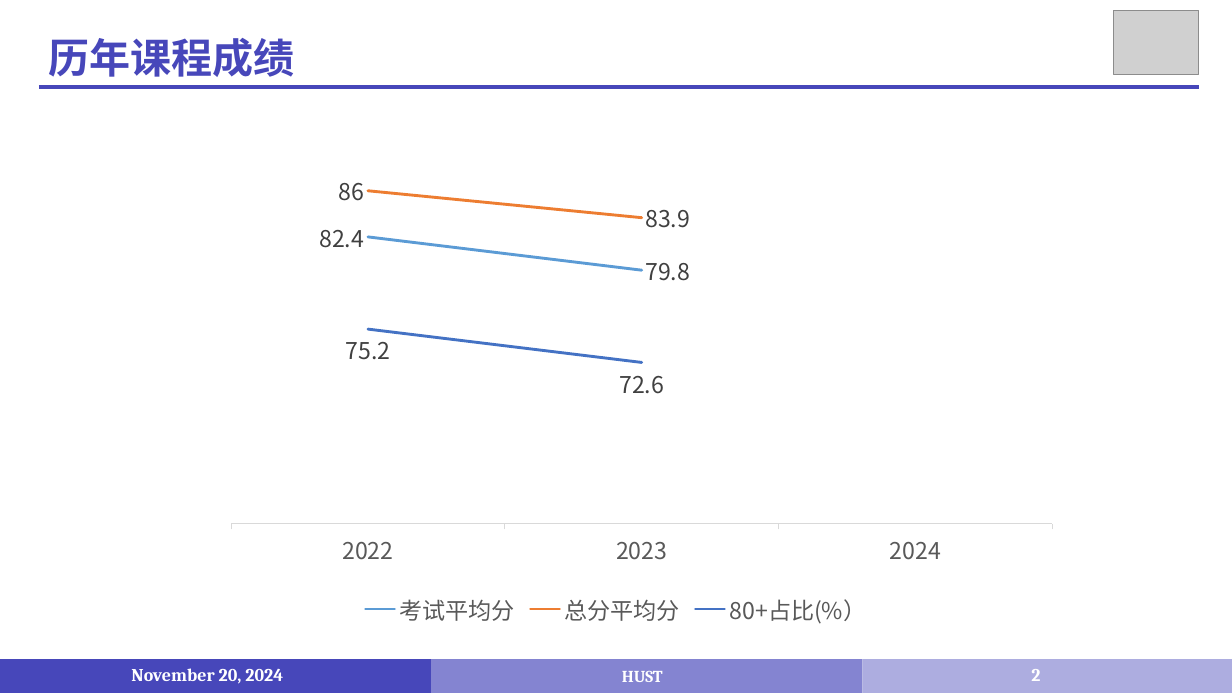
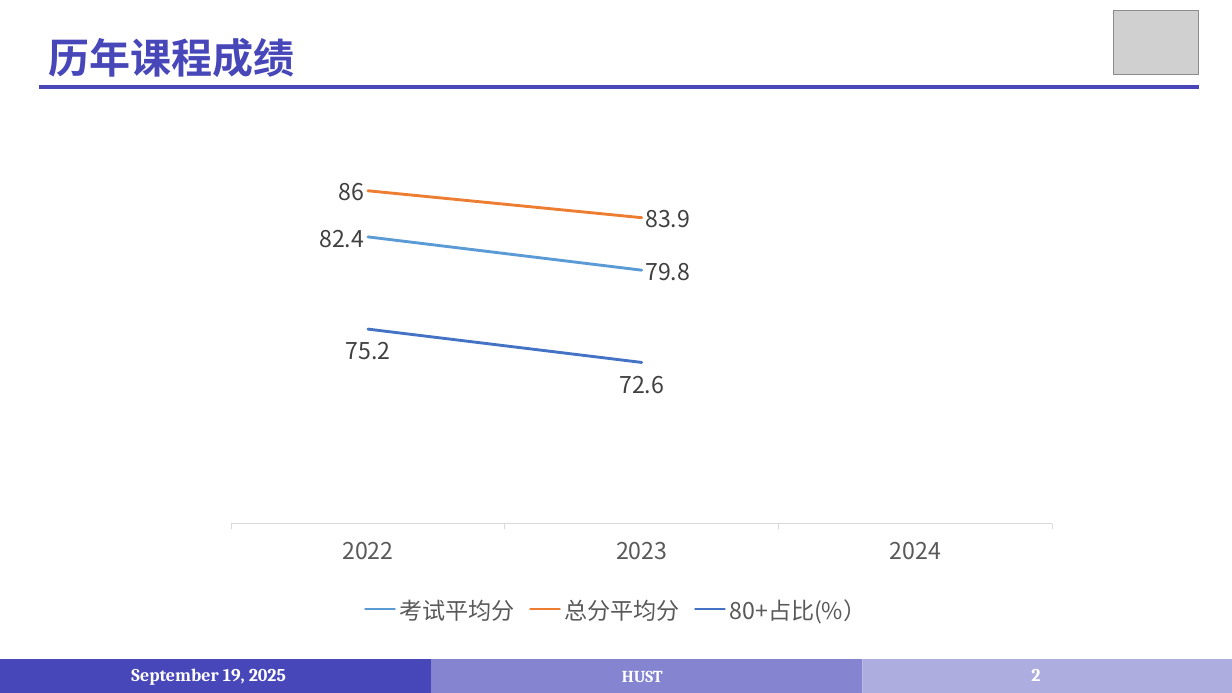
Before and after one commit to liuwenbo0/2025-TA, a slide deck: slide 2 of Lab/PPT/第一次实验.pptx. Drawn at 1232x693 pixels with LibreOffice and Linux fonts; fonts in the diff are those of the drawing; grey boxes stand for pictures. Boxes give left, top, right and bottom in pixels: in the first picture for what was removed or moved away, otherwise in the second. Text is boxed around its words. In the diff, an @@ line names an element or a change of style, - is before the commit and + after.

```diff
--- a/Lab/PPT/第一次实验.pptx
+++ b/Lab/PPT/第一次实验.pptx
@@ text at box(131, 668, 286, 685): text changed @@
-November 20, 2024
+September 19, 2025
```
Also in this commit, not shown: 13 other slides changed, 10 other files.
